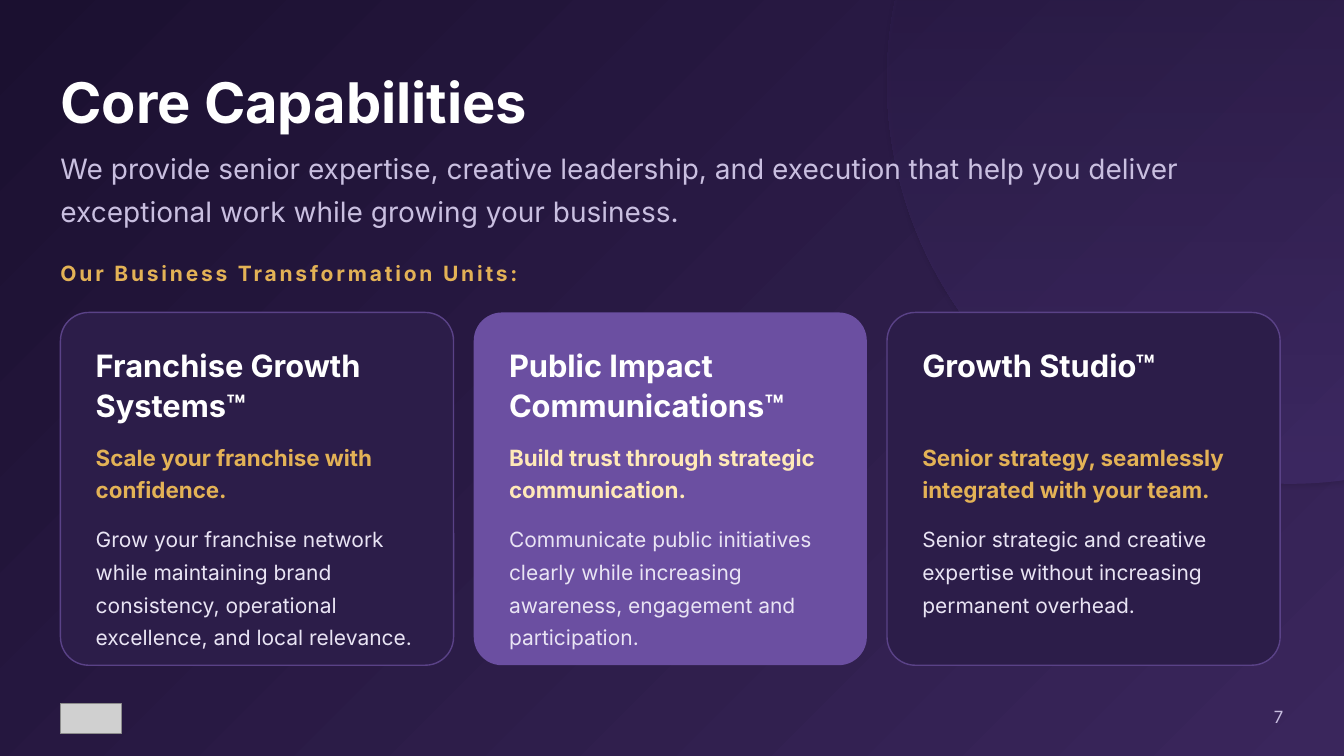
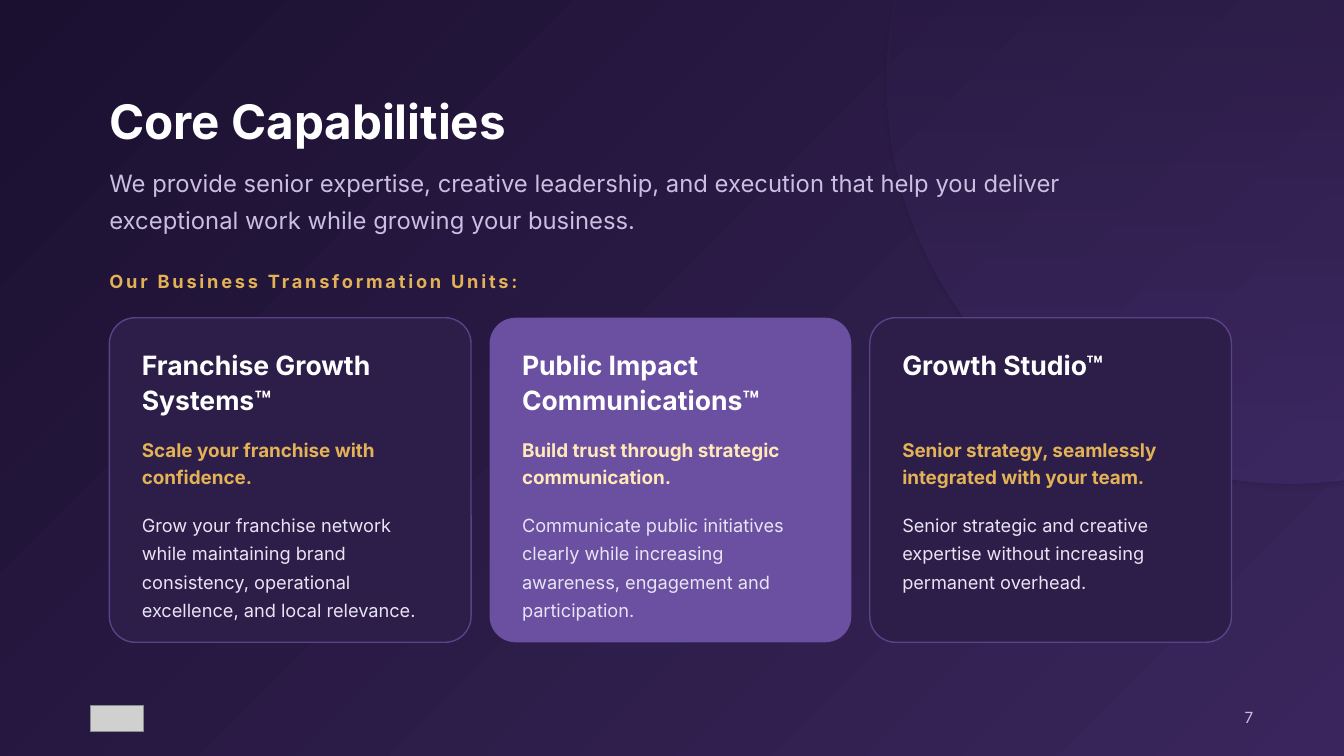
Before and after one commit to patriciobrunoar/alkimia, a slide deck: slide 7 of decks/jcs-miami-dade/JCS-Case-Miami-Dade-Alkimia.pptx. Drawn at 1344x756 pixels with LibreOffice and Linux fonts; fonts in the diff are those of the drawing; grey boxes stand for pictures. Boxes give left, top, right and bottom in pixels: in the first picture for what was removed or moved away, otherwise in the second. Text is boxed around its words. In the diff, an @@ line names an element or a change of style, - is before the commit and + after.

```diff
--- a/decks/jcs-miami-dade/JCS-Case-Miami-Dade-Alkimia.pptx
+++ b/decks/jcs-miami-dade/JCS-Case-Miami-Dade-Alkimia.pptx
@@ text "Core Capabilities": place and size @@
-text "Core Capabilities" at (60, 80, 527, 135)
+text "Core Capabilities" at (109, 102, 505, 149)
@@ text "Core Capabilities" at (109, 102, 505, 149): size 40 to 34 pt @@
@@ text "We provide senior expertise, creative ...": place and size @@
-text "We provide senior expertise, creative ..." at (60, 158, 1177, 228)
+text "We provide senior expertise, creative ..." at (109, 174, 1060, 234)
@@ text "We provide senior expertise, creative ..." at (109, 174, 1060, 234): size 20 to 17 pt @@
@@ text "Our Business Transformation Units:": place and size @@
-text "Our Business Transformation Units:" at (60, 257, 1170, 297)
+text "Our Business Transformation Units:" at (110, 267, 1130, 304)
@@ rounded rectangle: place and size @@
-rounded rectangle at (60, 313, 454, 665)
+rounded rectangle at (110, 318, 472, 642)
@@ rounded rectangle: place and size @@
-rounded rectangle at (474, 313, 867, 665)
+rounded rectangle at (490, 318, 852, 642)
@@ rounded rectangle: place and size @@
-rounded rectangle at (887, 313, 1280, 665)
+rounded rectangle at (870, 318, 1232, 642)
@@ text "Franchise Growth Systems™": place and size @@
-text "Franchise Growth Systems™" at (96, 353, 361, 424)
+text "Franchise Growth Systems™" at (142, 354, 370, 416)
@@ text "Public Impact Communications™": place and size @@
-text "Public Impact Communications™" at (509, 353, 784, 418)
+text "Public Impact Communications™" at (522, 354, 759, 411)
@@ size 22 to 19 pt in 3 elements at (522, 354, 759, 411), (142, 354, 370, 416), (902, 354, 1103, 376) @@
@@ text "Growth Studio™": place and size @@
-text "Growth Studio™" at (922, 353, 1155, 378)
+text "Growth Studio™" at (902, 354, 1103, 376)
@@ text "Scale your franchise with confidence.": place and size @@
-text "Scale your franchise with confidence." at (96, 449, 372, 498)
+text "Scale your franchise with confidence." at (142, 442, 375, 484)
@@ text "Build trust through strategic communication.": place and size @@
-text "Build trust through strategic communication." at (509, 449, 815, 498)
+text "Build trust through strategic communication." at (522, 442, 780, 484)
@@ size 16 to 13.5 pt in 3 elements at (522, 442, 780, 484), (142, 442, 375, 484), (902, 442, 1156, 488) @@
@@ text "Senior strategy, seamlessly integrated with ...": place and size @@
-text "Senior strategy, seamlessly integrated with ..." at (922, 449, 1224, 503)
+text "Senior strategy, seamlessly integrated with ..." at (902, 442, 1156, 488)
@@ text "Grow your franchise network while ...": place and size @@
-text "Grow your franchise network while ..." at (96, 531, 412, 649)
+text "Grow your franchise network while ..." at (142, 518, 416, 620)
@@ text "Communicate public initiatives clearly while ...": place and size @@
-text "Communicate public initiatives clearly while ..." at (509, 531, 811, 650)
+text "Communicate public initiatives clearly while ..." at (522, 518, 783, 621)
@@ size 15 to 13 pt in 4 elements at (110, 267, 1130, 304), (522, 518, 783, 621), (142, 518, 416, 620), (902, 518, 1148, 593) @@
@@ text "Senior strategic and creative expertise ...": place and size @@
-text "Senior strategic and creative expertise ..." at (922, 531, 1206, 618)
+text "Senior strategic and creative expertise ..." at (902, 518, 1148, 593)
@@ picture: place and size @@
-picture at (60, 704, 121, 734)
+picture at (91, 706, 143, 732)
@@ text "7": place and size @@
-text "7" at (1274, 711, 1283, 723)
+text "7" at (1245, 712, 1254, 723)
@@ text "7" at (1245, 712, 1254, 723): size 12 to 11 pt @@
```
Also in this commit, not shown: 37 other slides changed, 9 slides added, 8 slides removed, 36 other files.
